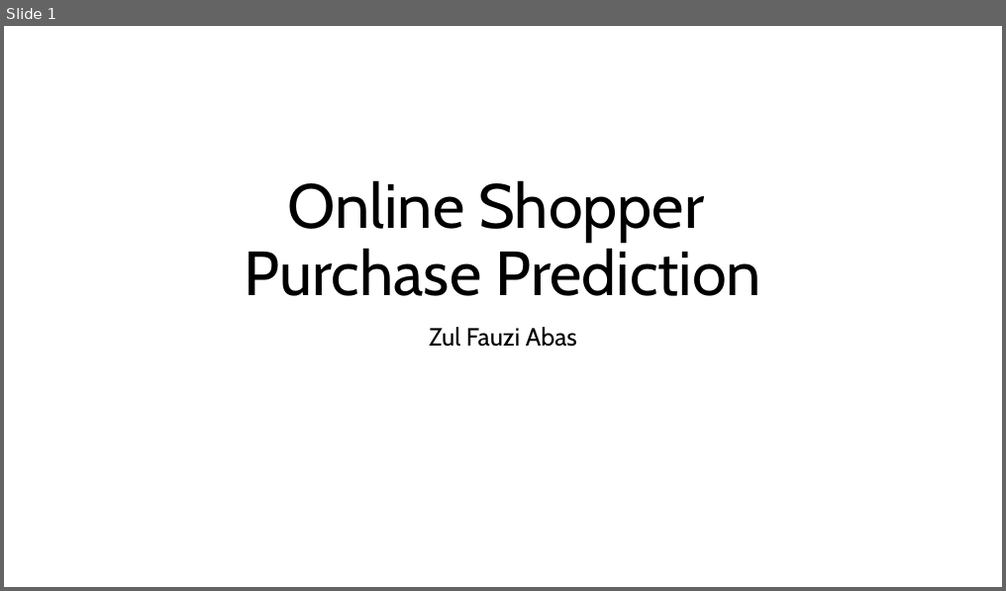
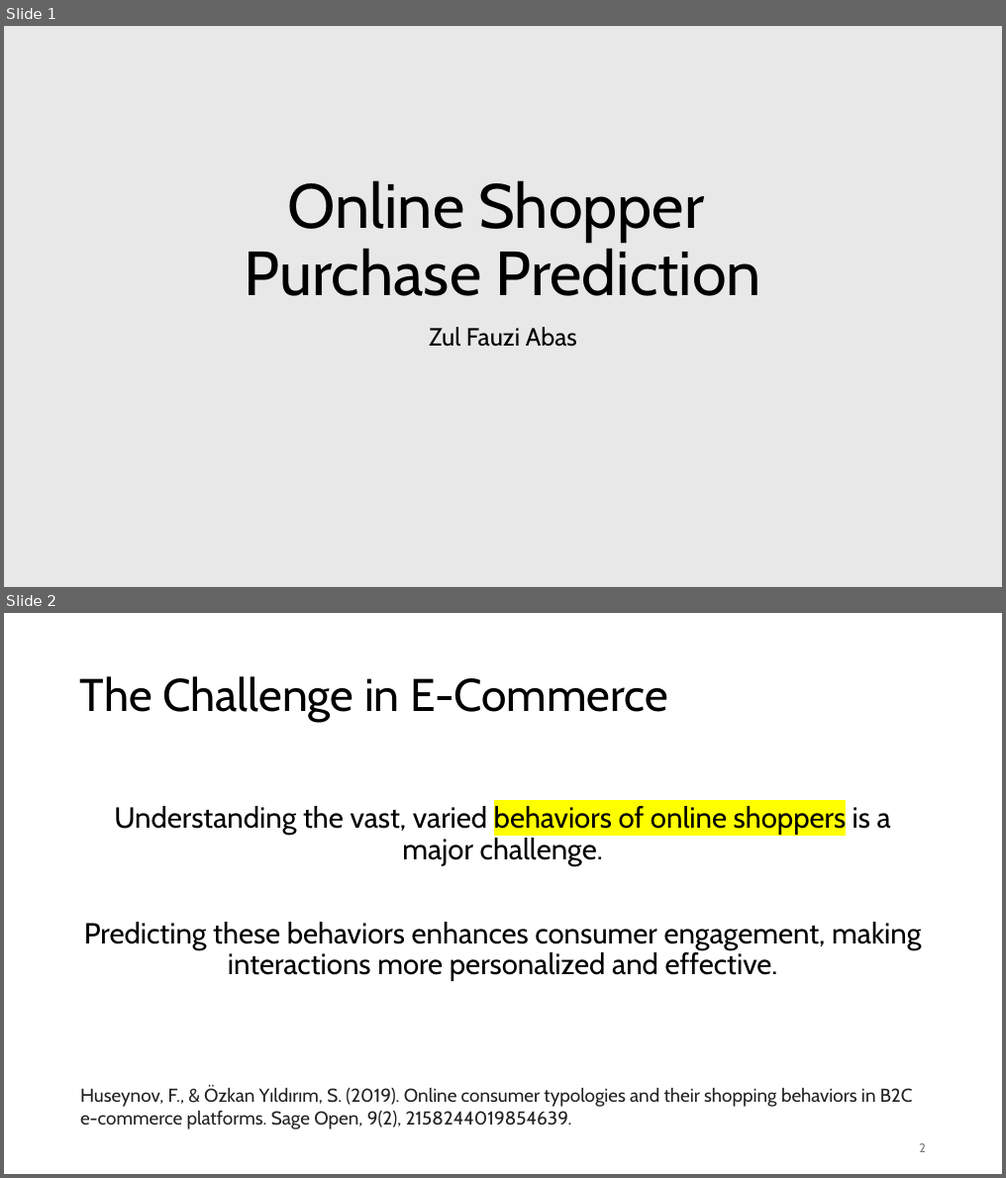
Before and after one commit to mzfauzi89/Capstone-Project, a slide deck: CP_Online Shopper Purchase Prediction.pptx. Shown one above the other, each under a label of ours: slide 1 before the commit, slides 1 and 2 after it. The pictures are 1006x591 and 1006x1178 pixels, drawn with LibreOffice and Linux fonts; fonts in the diff are those of the drawing; background and template pictures are left out. Boxes give left, top, right and bottom in pixels: in the first picture for what was removed or moved away, otherwise in the second. Text is boxed around its words. In the diff, an @@ line names an element or a change of style, - is before the commit and + after.

Commit message:
Update CP_Online Shopper Purchase Prediction

```diff
--- a/CP_Online Shopper Purchase Prediction.pptx
+++ b/CP_Online Shopper Purchase Prediction.pptx
@@ slide 2 added at [4,613,1002,1174], background #FFFFFF @@
@@ title added at [80,676,668,722], 44 pt, text #000000 @@
+The Challenge in E-Commerce
@@ text added at [84,803,921,981], 28 pt, text #000000 @@
+Understanding the vast, varied behaviors of online shoppers is a major challenge.
+Predicting these behaviors enhances consumer engagement, making interactions more personalized and effective.
@@ text added at [80,1086,913,1130], 18 pt, text #222222 @@
+Huseynov, F., & Özkan Yıldırım, S. (2019). Online consumer typologies and their shopping behaviors in B2C
+e-commerce platforms. Sage Open, 9(2), 2158244019854639.
@@ page number added at [919,1144,926,1153], 12 pt, text #797979 @@
+2
@@ slide 1 changed as well @@
@@ background #FFFFFF to #E8E8E8 @@
```
Also in this commit, not shown: 9 other slides changed, 4 other slides added, 5 slides removed.
